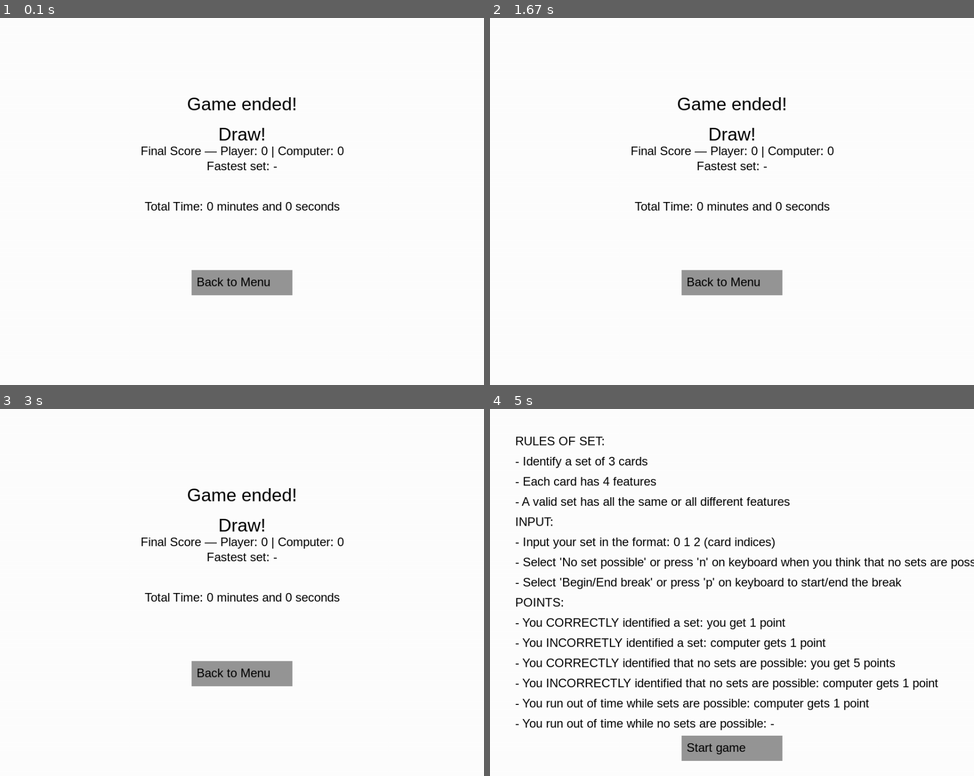
Above: before the commit, frames 1-4 (two rows, left to right).
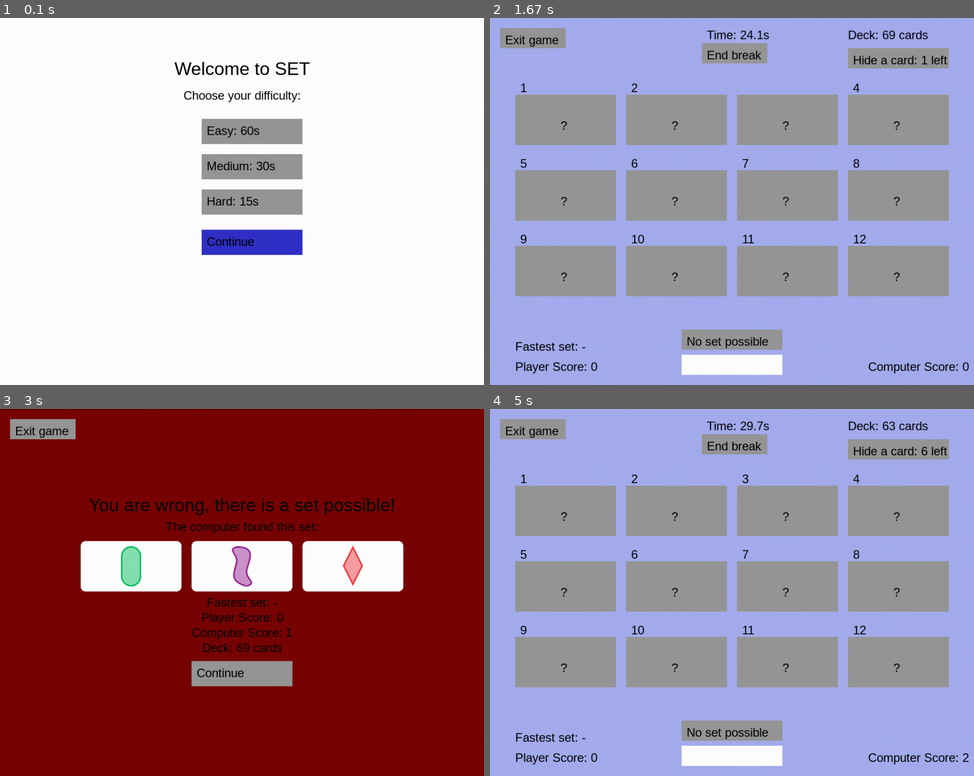
Above: after the commit, the same moments.

Repository: Reinout805/Python-finalproject
Game: pygame game, started from set_graphics.py
Two runs of this game, one before a commit and one after it. Both use one fixed random seed, a clock stepped at 60 frames per second and the inputs below.
Inputs (mouse positions are in pixels of both pictures, inside the frame that each line leads up to):
- Up to frame 1 (0.1 s): no input
- Up to frame 2 (1.67 s): click (741, 241) at 0.38 s, where only the run after the commit has a clickable "Continue"; click (732, 355) at 0.72 s, where only the run after the commit has a clickable "Start game"; hold H 1-1.47 s; click (732, 54) at 1.6 s, where only the run after the commit has a clickable "Begin break"
- Up to frame 3 (3 s): click (242, 445) at 1.93 s, where only the run after the commit has a clickable "End break"; hold H 2.22-2.68 s; type "ann" at 2.77 s
- Up to frame 4 (5 s): tap Enter at 3.1, 3.65 s; click (732, 673) at 3.37 s, where only the run after the commit has a clickable "Continue"; move the mouse to (741, 724) at 3.98 s; click (741, 724) at 4.03 s; click "Continue" at 4.37 s; click (732, 445) at 4.7 s, where only the run after the commit has a clickable "Begin break"; hold H from 4.98 s (still down)

The runs differ from the first frame. In frame 1, 8.8% of the frame differs, in the area x 29-72%, y 11-76%; in frame 2, 98%; in frame 3, 92%; in frame 4, 99%, in the area x 0-100%, y 0-100%.

Commit message:
help/cheat functie + click buttons verbeterd

Diff:
--- a/set.py
+++ b/set.py
@@ -53,6 +53,22 @@
 
     def controleer_sets(self, huidige_tafel):
         return [combo for combo in combinations(huidige_tafel, 3) if combo[0].check_3_cards_if_set(combo[1], combo[2])]
+
+    def all_cards_not_in_sets(self, huidige_tafel):
+        found_sets=self.controleer_sets(huidige_tafel)
+        cards=[]
+        index=[]
+        correct_index=list(range(12))
+        if len(found_sets)>0:
+            for i in range(len(found_sets)):
+                for j in range(3):
+                    if found_sets[i][j] not in cards:
+                        cards.append(found_sets[i][j])
+        for card in cards:
+            index.append(huidige_tafel.index(card))
+        for id in index:
+            correct_index.remove(id)
+        return correct_index
 
     def verwijder_set(self, index1, index2, index3, huidige_tafel):
         new_set = [huidige_tafel[i - 1] for i in [index1, index2, index3]]
--- a/set_graphics.py
+++ b/set_graphics.py
@@ -1,4 +1,5 @@
 import pygame
+import random
 import sys
 import os
 from set import Kaart, Spel
@@ -23,14 +24,18 @@
 GREEN2=(15, 122, 53)
 BLACK = (0, 0, 0)
 BLUE = (50, 50, 200)
+wait_cheat=0
+wait_pauze=0
 
 CARD_WIDTH, CARD_HEIGHT = 100, 200
 card_images = {}
 warning=""
-
+cheat_cards=[]
+cheat_amout=0
+not_in_set_cards=[]
 # UI States
 START, RULES, GAME, GREEN_SCREEN, RED_NO_SET_SCREEN, RED_SCREEN, TIME_OVER, GREY_SCREEN, NO_SET_CORRECT, NO_SET_INCORRECT, END = range(11)
-state = END
+state = START
 state_functions = {
     START: lambda: start_screen(),
     RULES: lambda: rules_screen(),
@@ -55,18 +60,52 @@
 # Variabelen
 time_easy = 60
 time_medium = 30
-time_hard=1
+time_hard=15
 round_timer = 30
 
 def print_warning(text):
     global warning
     warning=text
-def pauze_change():
-    global Pauze
+def pauze_change(text=""):
+    global wait_pauze, Pauze
+    if text=="click":
+        if wait_pauze<=0:
+            if Pauze==False:
+                Pauze=True
+            else:
+                Pauze=False
+            wait_pauze=1/30
+    else:
+        if Pauze==False:
+            Pauze=True
+        else:
+            Pauze=False
+
+def cheat(text=""):
+    global cheat_cards, not_in_set_cards, cheat_amount, round_timer, wait_cheat
     if Pauze==False:
-        Pauze=True
-    else:
-        Pauze=False
+        if text=="click":
+            if wait_cheat<=0:
+                cheat_amount+=1
+                x=random.choice(not_in_set_cards)
+                cheat_cards.append(x)
+                not_in_set_cards.remove(x)
+                if round_timer>=5:
+                    round_timer-=5
+                else:
+                    round_timer=0
+                wait_cheat=1/30
+        else:
+            cheat_amount+=1
+            x=random.choice(not_in_set_cards)
+            cheat_cards.append(x)
+            not_in_set_cards.remove(x)
+            if round_timer>=5:
+                round_timer-=5
+            else:
+                round_timer=0
+
+
 
 def get_timer_for_difficulty():
     if difficulty == "Easy":
@@ -123,7 +162,7 @@
         surface.blit(txt, (self.rect.x + 10, self.rect.y + 10))
 
     def handle_event(self, event):
-        if event.type == pygame.MOUSEBUTTONDOWN:
+        if event.type == pygame.MOUSEBUTTONUP:
             if self.rect.collidepoint(event.pos):
                 self.callback()
 
@@ -142,8 +181,12 @@
     difficulty = level
 
 def change_state(new_state):
-    global state
+    global state, not_in_set_cards, cheat_cards, cheat_amount
     state = new_state
+    if state==GAME:
+        cheat_cards = []
+        cheat_amount=0
+        not_in_set_cards=S.all_cards_not_in_sets(cards_on_table)
     buttons.clear()
 
 def start_game():
@@ -187,8 +230,11 @@
         "- A valid set has all the same or all different features",
         "INPUT:",
         "- Input your set in the format: 0 1 2 (card indices)",
-        "- Select 'No set possible' or press 'n' on keyboard when you think that no sets are possible",
-        "- Select 'Begin/End break' or press 'p' on keyboard to start/end the break",
+        "- Select 'No set possible' or press 'n' when you think that no sets are possible",
+        "- Select 'Begin/End break' or press 'p' to start/end the break",
+        "- Select 'Hide a card' or press 'h' to hide a card which is not in any possible set:",
+        "               - you lose 5 seconds!",
+        "               - maximum of 6 hide's per round",
         "POINTS:",
         "- You CORRECTLY identified a set: you get 1 point",
         "- You INCORRETLY identified a set: computer gets 1 point",
@@ -201,7 +247,7 @@
     ]
     for i, line in enumerate(rules):
         txt = FONT.render(line, True, BLACK)
-        screen.blit(txt, (50, 50 + i * 40))
+        screen.blit(txt, (5, 5 + i * 35))
 
     continue_btn = Button((SCREEN_WIDTH // 2 - 100, SCREEN_HEIGHT - 80, 200, 50), GRAY, "Start game", lambda: change_state(GAME))
     continue_btn.draw(screen)
@@ -219,6 +265,7 @@
             global computer_set
             computer_set=find_set_by_computer()
             change_state(NO_SET_INCORRECT)
+
 
 def game_screen():
     global buttons,warning, no_set_button, pauze_button
@@ -228,9 +275,13 @@
         y = 150 + (i // 4) * 150
         key = str(card)
         if key in card_images:
-            screen.blit(card_images[key], (x, y))
-            index_txt = FONT.render(str(i+1), True, BLACK)
-            screen.blit(index_txt, (x + CARD_WIDTH // 2 - 40, y - 25))
+            if i in cheat_cards:
+                pygame.draw.rect(screen, BLACK, (x, y+2, CARD_HEIGHT, CARD_WIDTH))
+                screen.blit(FONT.render("NOT IN SET", True, WHITE), (x +45, y + 35))
+            else:
+                screen.blit(card_images[key], (x, y))
+                index_txt = FONT.render(str(i+1), True, BLACK)
+                screen.blit(index_txt, (x + CARD_WIDTH // 2 - 40, y - 25))
         else:
             pygame.draw.rect(screen, GRAY, (x, y, CARD_HEIGHT, CARD_WIDTH))
             screen.blit(FONT.render("?", True, BLACK), (x + 90, y + 50))
@@ -254,12 +305,19 @@
         text="End break"
     else:
         text="Begin break"
-    pauze_button = Button((SCREEN_WIDTH // 2 - 60, 50, 130, 40), GRAY, text, lambda: (pauze_change()))
+    pauze_button = Button((SCREEN_WIDTH // 2 - 60, 50, 130, 40), GRAY, text, lambda: (pauze_change("click")))
     buttons.append(pauze_button)
     pauze_button.draw(screen)
     exit_game_button = Button((20, 20, 130, 40), GRAY, "Exit game", lambda: (change_state(END)))
     buttons.append(exit_game_button)
     exit_game_button.draw(screen)
+    if len(not_in_set_cards)>0 and cheat_amount<6:
+        cheat_button = Button((SCREEN_WIDTH - 250, 60, 200, 40), GRAY, f"Hide a card: {min((6-cheat_amount),len(not_in_set_cards))} left", lambda: (cheat("click")))
+        buttons.append(cheat_button)
+        cheat_button.draw(screen)
+    else:
+        cheat_surface = FONT.render("No hide's left!", True, RED)
+        screen.blit(cheat_surface, (SCREEN_WIDTH - 250, 60))
     input_rect = pygame.Rect(SCREEN_WIDTH // 2 - 100, SCREEN_HEIGHT - 60, 200, 40)
     pygame.draw.rect(screen, WHITE, input_rect)
     txt_surface = FONT.render(input_text, True, BLACK)
@@ -618,9 +676,13 @@
             if len(S.controleer_sets(S.alle_kaarten+cards_on_table))==0:
                 change_state(END)
     if state == GAME:
+        if wait_pauze>0:
+            wait_pauze-= 1/FPS
         if Pauze == False:
             round_timer -= 1 / FPS
             total_elapsed_time += 1 / FPS
+            if wait_cheat>0:
+                wait_cheat-=1 / FPS
         if round_timer <= 0:
             if len(S.controleer_sets(cards_on_table))!=0:
                 update_score("computer")
@@ -641,6 +703,9 @@
             if not Pauze:
                 if event.key == pygame.K_n:
                     no_set_button.callback()
+                elif event.key == pygame.K_h:
+                    if len(not_in_set_cards)>0 and cheat_amount<6:
+                        cheat()
                 elif event.key == pygame.K_BACKSPACE:
                     input_text = input_text[:-1]
                 elif event.key != pygame.K_BACKSPACE and event.key != pygame.K_RETURN and event.key != pygame.K_p :
